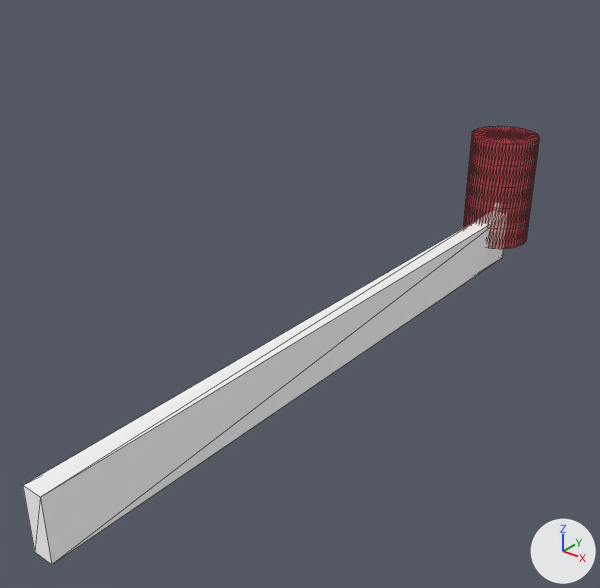
An edit to the glTF model assets/trenchbroom/models/BossRoulette.glb, drawn before and after from the same camera.
Before and after are seen from a 50 mm lens placed at (21.3, -46.4, 19.9), pointed at (-1.2, -18.4, 2.5). The axes (+X, +Y, +Z) are drawn at lower right. The lights are the same throughout. The picture after the commit comes second. Mesh edges are drawn as thin lines. Where no turn or scale is listed for an object, it has been applied to the vertices. Vertices at exactly the same position are counted once.

In view in the first picture: 'DebugMesh', 'MeshInstance3D'.
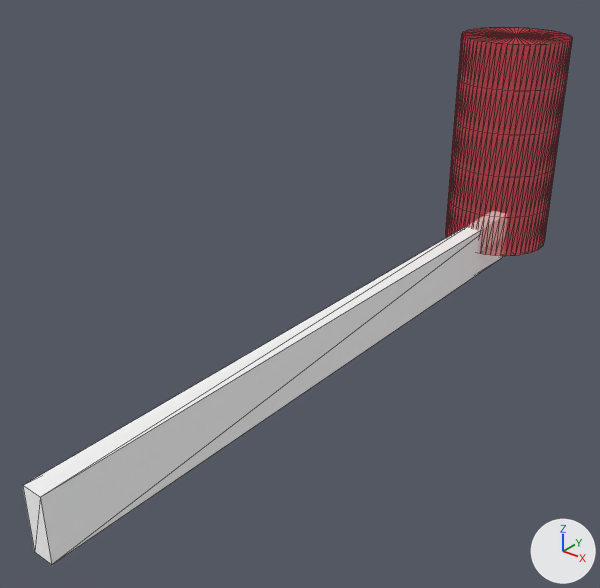
What differs and where, as boxes (x1, y1, x2, y2) in the pictures (600 x 588 px):
'DebugMesh', recoloured, surface changed, rescaled (66% wider, 86% taller)
    before: (463, 127, 539, 249)
    after: (445, 28, 572, 256)

The change, as a diff of the scene's bpy script:
```diff
--- a/assets/trenchbroom/models/BossRoulette.glb.py
+++ b/assets/trenchbroom/models/BossRoulette.glb.py
@@ mat_material_0 @@
 mat_material_0 = principled_material('Material_0')
-mat_material_0.base_color = (1.0, 1.0, 1.0)  # white #ffffff
+mat_material_0.base_color = (1.0, 0.0, 0.0)  # red #ff0000
 mat_material_0.roughness = 1.0
+mat_material_0.alpha = 0.337
@@ mat_material_1 @@
 mat_material_1 = principled_material('Material_1')
-mat_material_1.base_color = (1.0, 0.0, 0.0)  # red #ff0000
+mat_material_1.base_color = (1.0, 1.0, 1.0)  # white #ffffff
 mat_material_1.roughness = 1.0
-mat_material_1.alpha = 0.337
+mat_material_1.metallic = 1.0
@@ me_mesh_1 @@
 # used by ob_debugmesh; location = (0.0, 0.0, 3.3)
-me_mesh_1.from_pydata(...)  # 392 vertices, 768 faces; spans x -2.0..2.0, y -2.0..2.0, z -3.3..3.3
-me_mesh_1.materials.append(mat_material_1)  # red #ff0000
+me_mesh_1.from_pydata(...)  # 392 vertices, 768 faces; spans x -3.1..3.1, y -3.1..3.1, z -6.2..6.2
+# me_mesh_1 part 1: the whole mesh is scaled about its middle by (1.55, 1.55, 1.88)
+me_mesh_1.materials.append(mat_material_0)  # red #ff0000
@@ me_mesh_2 @@
 me_mesh_2.from_pydata(...)  # 8 vertices, 12 faces; spans x -0.5..0.5, y -17.5..17.5, z -1.5..1.5
-me_mesh_2.materials.append(mat_material_2)  # white #ffffff
+me_mesh_2.materials.append(mat_material_1)  # white #ffffff
@@ ob_debugmesh @@
 ob_debugmesh = bpy.data.objects.new('DebugMesh', me_mesh_1)
-ob_debugmesh.location = (0.0, 0.0, 3.3)
+ob_debugmesh.location = (0.0, 0.0, 6.2)
```
